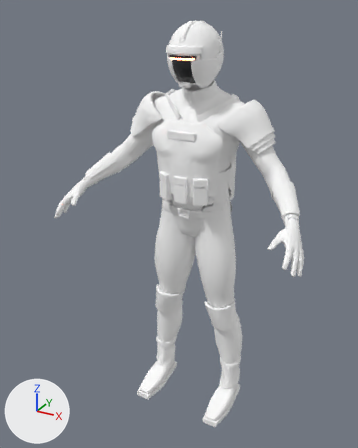
An edit to the glTF model fractured-time/public/assets/characters/heavy/heavy.glb, drawn before and after from the same camera.
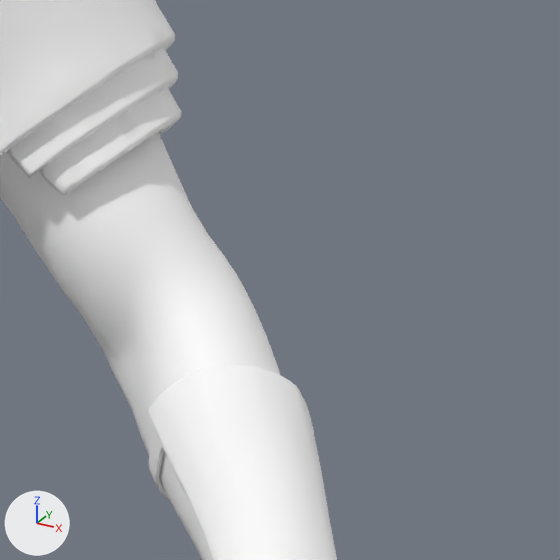
The first picture shows the older version from a 50 mm camera at (1.12, -2.28, 2.23) aimed at (-0.06, -0.13, 1.15). The close-ups show the older and then the newer version on the part from 69% to 93% of the width and 28% to 47% of the height of that picture. Only the edits that show in the close-ups are written down. The lights are fixed; the arrows at lower left show +X, +Y and +Z.

The scene before the commit, as lines of its bpy script (objects in view):
```python
me_mesh_14 = bpy.data.meshes.new('Mesh_14')
me_mesh_14.from_pydata(...)  # 1336 vertices, 2720 faces; spans x 0.437..0.607, y -0.256..-0.066, z 1.319..1.491
me_mesh_14.materials.append(mat_heavy_armour)  # white #ffffff
me_mesh_23 = bpy.data.meshes.new('Mesh_23')
me_mesh_23.from_pydata(...)  # 1043 vertices, 2100 faces; spans x 0.147..0.402, y -0.143..0.136, z 1.587..1.82
me_mesh_23.materials.append(mat_npc_shell)  # white #ffffff
me_mesh_26 = bpy.data.meshes.new('Mesh_26')
me_mesh_26.from_pydata(...)  # 5032 vertices, 10072 faces; spans x -0.609..0.609, y -0.272..0.117, z 1.171..1.891
me_mesh_26.materials.append(mat_heavy_suit)  # white #ffffff
ob_npc_gauntlet_l = bpy.data.objects.new('npc_gauntlet_l', me_mesh_14)
ob_npc_gauntlet_l.location = (0.0, 0.0, 0.0)
ob_npc_pauldron_l = bpy.data.objects.new('npc_pauldron_l', me_mesh_23)
ob_npc_pauldron_l.location = (0.0, 0.0, 0.0)
ob_npc_shirt = bpy.data.objects.new('npc_shirt', me_mesh_26)
ob_npc_shirt.location = (0.0, 0.0, 0.0)
```
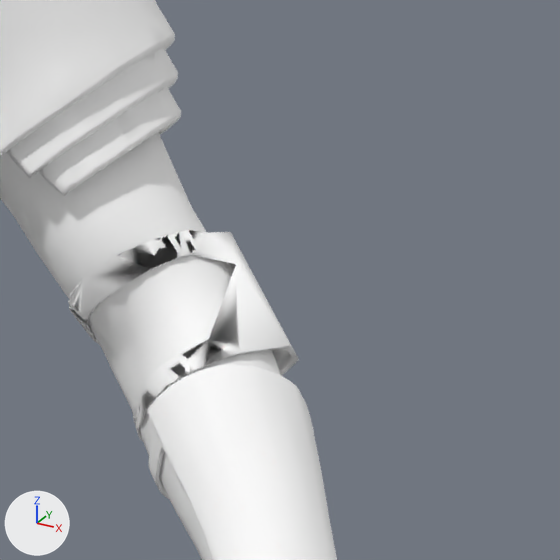
Edits to the scene script, one JSON object a line:
```json
{"op": "add", "block": "me_mesh_15_1", "code": ["me_mesh_15_1 = bpy.data.meshes.new('Mesh_15')", "me_mesh_15_1.from_pydata(...)  # 578 vertices, 1692 faces; spans x 0.352..0.515, y -0.135..0.041, z 1.393..1.562", "me_mesh_15_1.materials.append(mat_heavy_web)  # white #ffffff"]}
{"op": "add", "block": "ob_npc_elbowpad_l", "code": ["ob_npc_elbowpad_l = bpy.data.objects.new('npc_elbowpad_l', me_mesh_15_1)", "ob_npc_elbowpad_l.location = (0.0, 0.0, 0.0)"]}
```

Changed parts and their boxes [x1, y1, x2, y2] in the close-ups (560 x 560 px):
```json
{"object": "npc_elbowpad_l", "change": "added", "after": [68, 230, 299, 441]}
```
